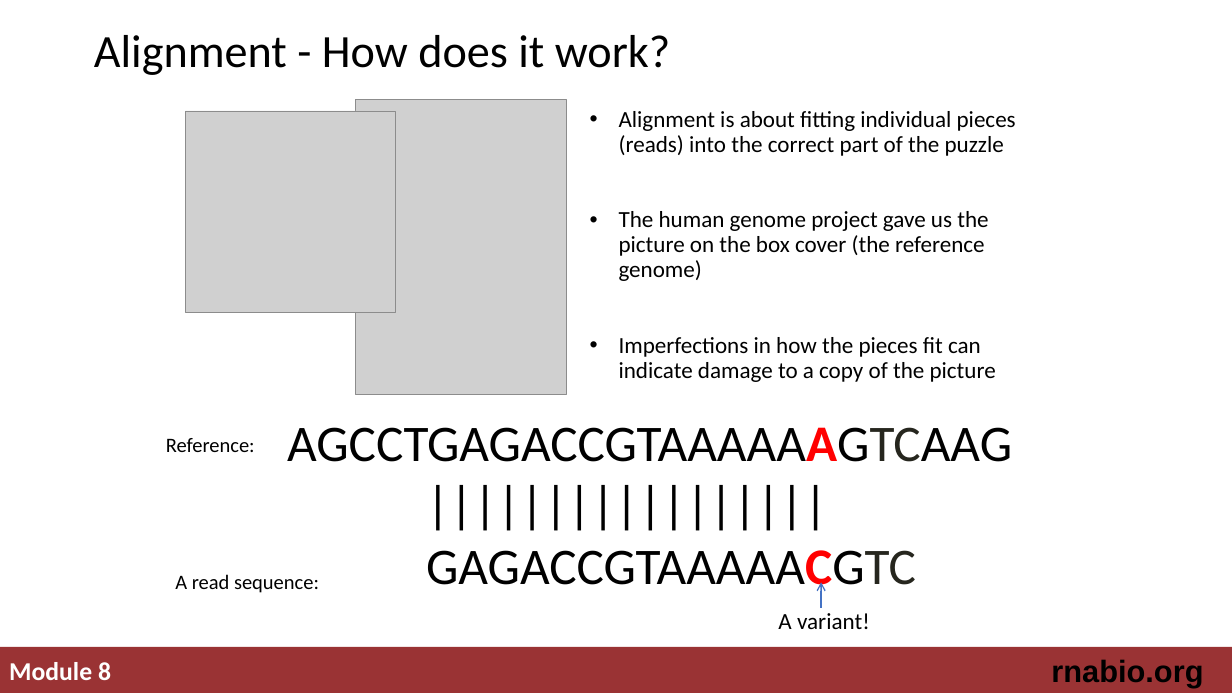
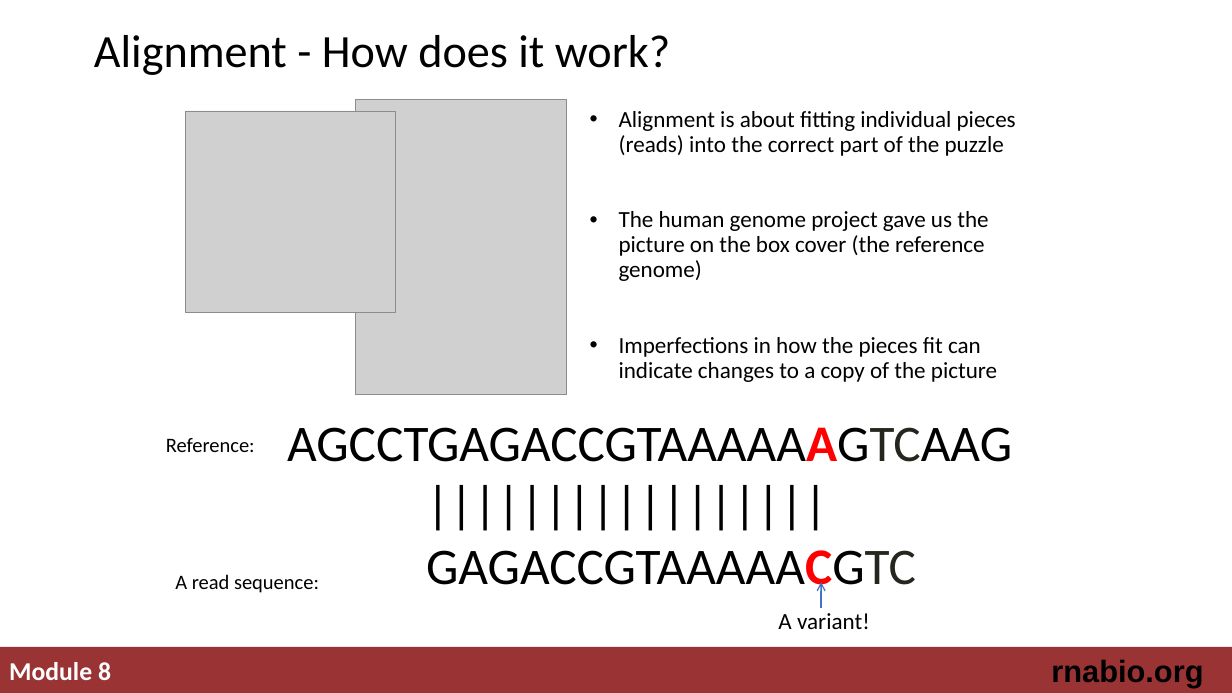
Before and after one commit to griffithlab/rnabio.org, a slide deck: slide 2 of assets/lectures/cbw-cshl/2019/mini/RNASeq_MiniLecture_08_01_Alignment.pptx. Drawn at 1232x693 pixels with LibreOffice and Linux fonts; fonts in the diff are those of the drawing; grey boxes stand for pictures. Boxes give left, top, right and bottom in pixels: in the first picture for what was removed or moved away, otherwise in the second. Text is boxed around its words. In the diff, an @@ line names an element or a change of style, - is before the commit and + after.

```diff
--- a/assets/lectures/cbw-cshl/2019/mini/RNASeq_MiniLecture_08_01_Alignment.pptx
+++ b/assets/lectures/cbw-cshl/2019/mini/RNASeq_MiniLecture_08_01_Alignment.pptx
@@ text at [619,337,997,382]: text changed @@
-• Imperfections in how the pieces fit can indicate damage to a copy of the picture
+• Imperfections in how the pieces fit can indicate changes to a copy of the picture
```
Also in this commit, not shown: 5 other slides changed, 4 other files.
